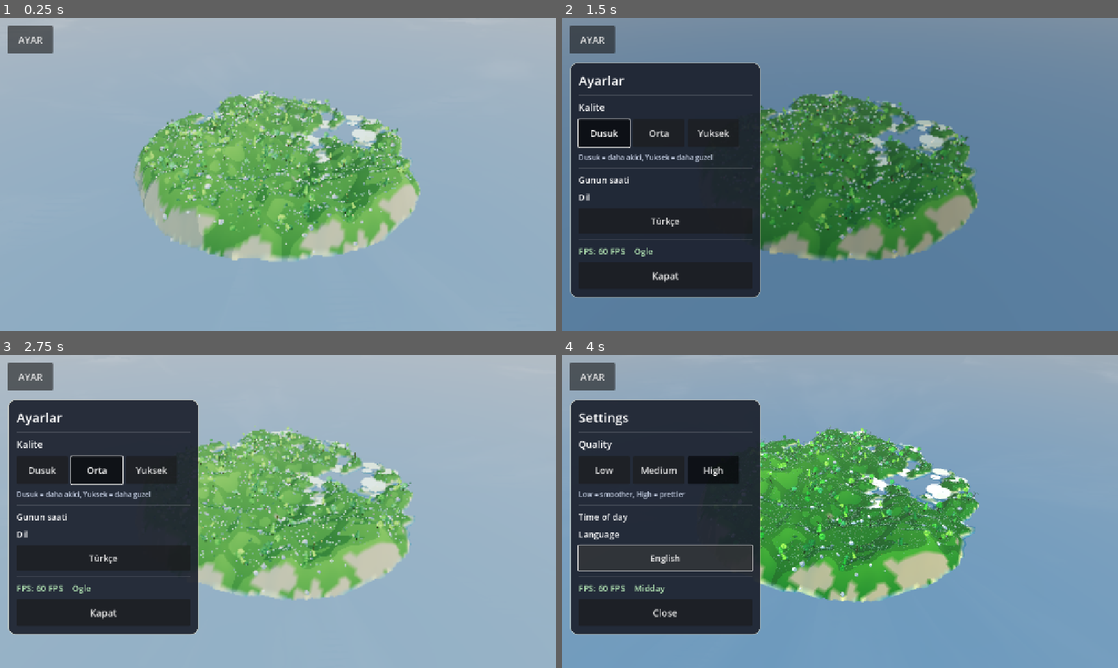
Above: before the commit, frames 1-4 (two rows, left to right).
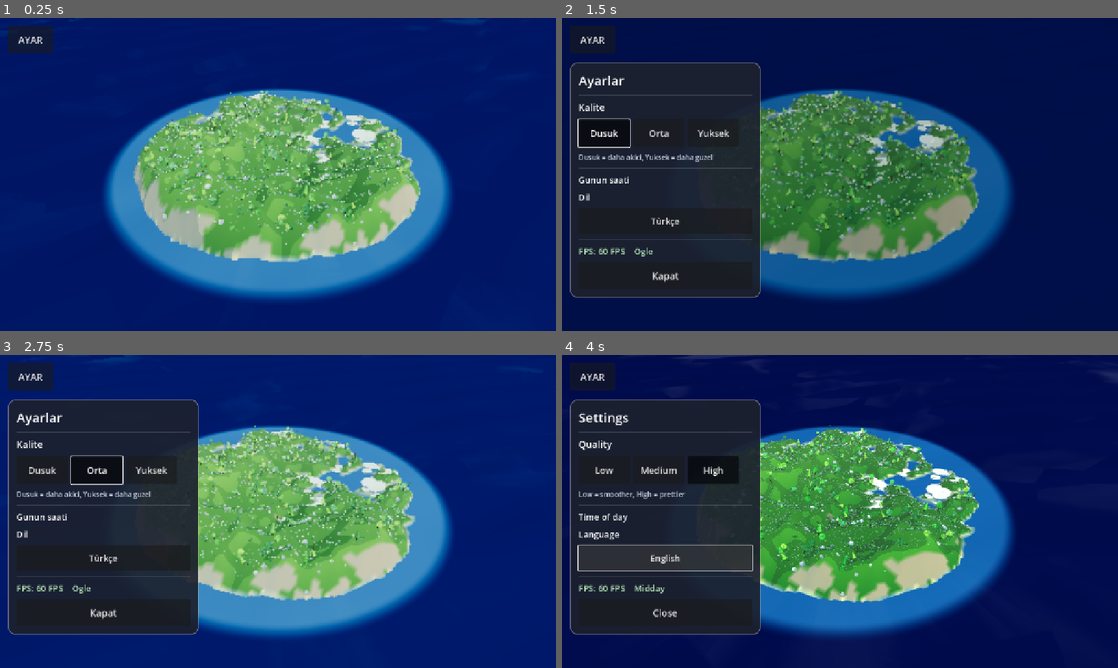
Above: after the commit, the same moments.

Repository: eraslan19j/game
Game: Godot game, scene res://scenes/world/world.tscn
Two runs of this game, one before a commit and one after it. Both use one fixed random seed, a clock stepped at 60 frames per second and the inputs below.
Inputs:
- Up to frame 1 (0.25 s): no input
- Up to frame 2 (1.5 s): click "AYAR" at 0.5 s; click "Dusuk" at 1.25 s
- Up to frame 3 (2.75 s): click "Orta" at 2 s
- Up to frame 4 (4 s): click "Yuksek" at 2.75 s; click "Türkçe" at 3.5 s

The runs differ from the first frame. In frame 1, 79% of the frame differs, in the area x 0-100%, y 0-100%; in frame 2, 58%; in frame 3, 58%; in frame 4, 58%.

Commit message:
Su normalleri dalgadan hesaplaniyor: kiyi cevresindeki parlak halka giderildi (asil neden)
Co-authored-by: arena-agent <297053741+arena-agent@users.noreply.github.com>

Diff:
--- a/shaders/water.gdshader
+++ b/shaders/water.gdshader
@@ -27,16 +27,19 @@
 
 void vertex() {
 	float t = TIME * wave_speed;
-	// Dalgalar kiyiya yakinken soner: boylece ada ile suyun bulusma hatti
-	// duzgun bir cizgi olur (dalga yuzunden testere disi olusmaz).
+	// Dalga YUKSEKLIGI kiyida soner: ada ile suyun bulusma hatti duzgun olur.
+	// Ancak NORMAL her zaman dalgadan hesaplanir. Aksi halde (normali de
+	// sonumlersek) ada cevresindeki su duzlesir, fazla isik alir ve
+	// goruntude PARLAK BIR HALKA olusur. Bu halkayi tam olarak bu yapiyordu.
 	float world_r = length((MODEL_MATRIX * vec4(VERTEX, 1.0)).xz);
 	float damp = smoothstep(78.0, 150.0, world_r);
-	float h0 = wave_height(VERTEX.xz, t) * damp;
-	VERTEX.y += h0;
+
+	float h0 = wave_height(VERTEX.xz, t);
+	VERTEX.y += h0 * damp;
 
 	float e = 0.9;
-	float hx = wave_height(VERTEX.xz + vec2(e, 0.0), t) * damp;
-	float hz = wave_height(VERTEX.xz + vec2(0.0, e), t) * damp;
+	float hx = wave_height(VERTEX.xz + vec2(e, 0.0), t);
+	float hz = wave_height(VERTEX.xz + vec2(0.0, e), t);
 	vec3 n = normalize(vec3(-(hx - h0) / e, 1.0, -(hz - h0) / e));
 	NORMAL = normalize(mix(NORMAL, n, 0.75));
 
@@ -70,20 +73,3 @@
 	//
 	// Kiyi hissi renkle veriliyor: foam halkasi (yukarida).
 }
-
-// GECICI TANI: uc varyant tek karede
-void light() {
-	DIFFUSE_LIGHT += LIGHT_COLOR * ATTENUATION * 0.62 / PI;
-	bool a = SCREEN_UV.x < 0.34;
-	bool b = SCREEN_UV.x >= 0.34 && SCREEN_UV.x < 0.67;
-	// 1) derinlik yaz + duz albedo (opak, standart)
-	// 2) normali yukari sabitle
-	// 3) sabit albedo, isiklandirmasiz gibi
-	if (a) {
-		DIFFUSE_LIGHT = vec3(0.0);
-		ALBEDO = vec3(0.05, 0.20, 0.34);
-	} else if (b) {
-		NORMAL = vec3(0.0, 1.0, 0.0);
-		ALBEDO = vec3(0.05, 0.20, 0.34);
-	}
-}
